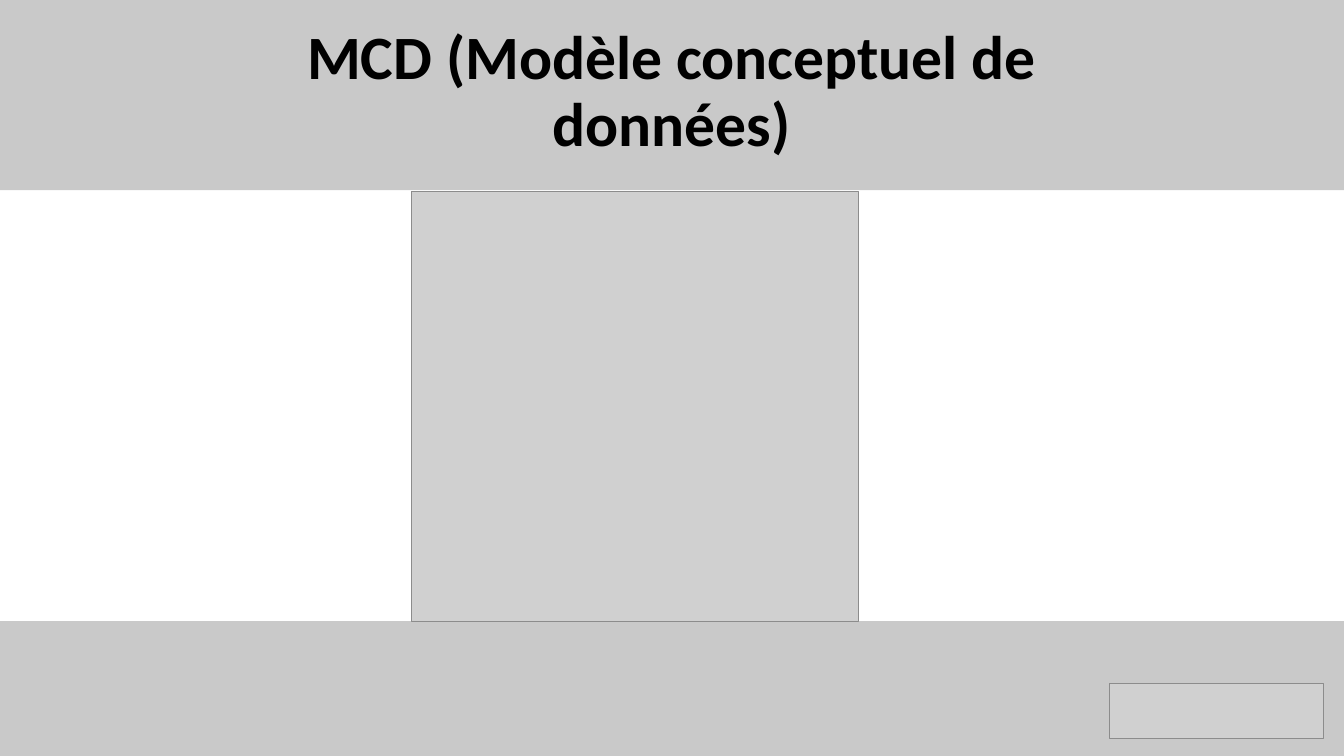
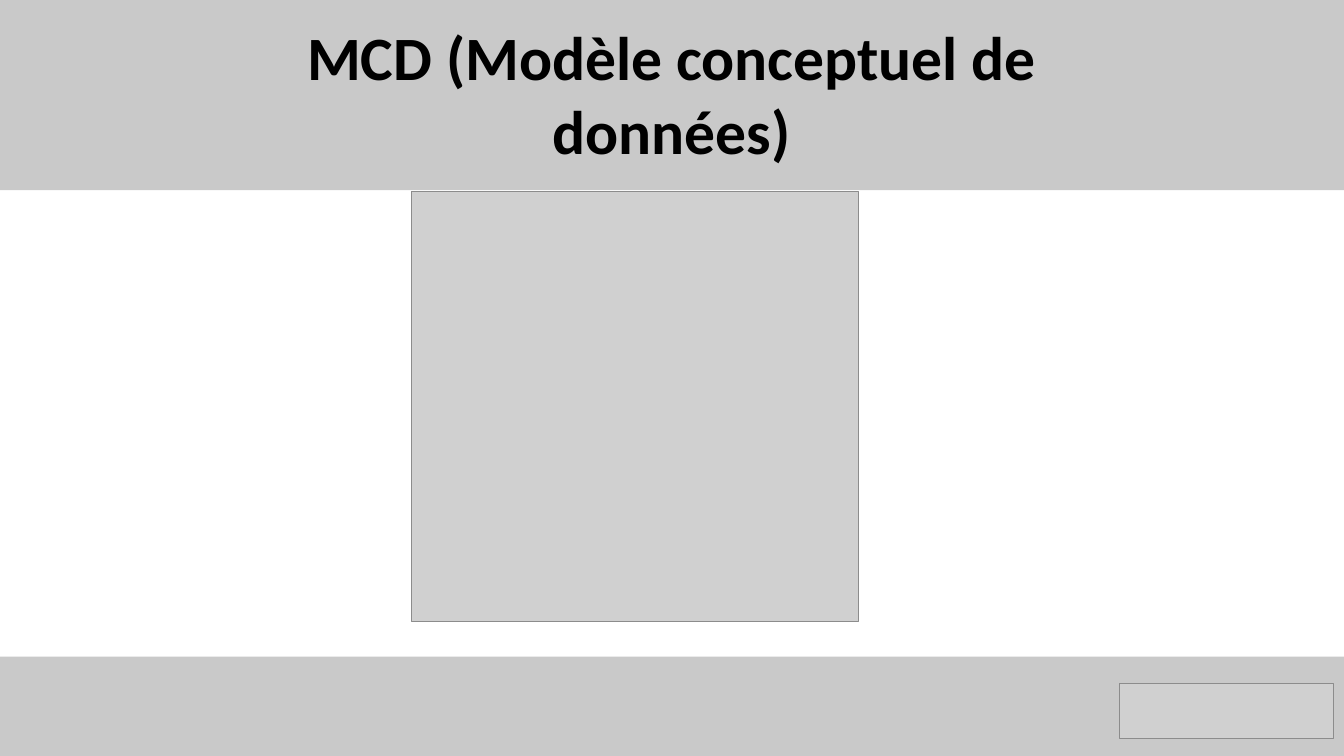
Before and after one commit to benjaminrodriguez/MemoCards, a slide deck: slide 5 of MemoCards_Ite1.pptx (slide 4 before the commit). Drawn at 1344x756 pixels with LibreOffice and Linux fonts; fonts in the diff are those of the drawing; grey boxes stand for pictures. Boxes give left, top, right and bottom in pixels: in the first picture for what was removed or moved away, otherwise in the second. Text is boxed around its words. In the diff, an @@ line names an element or a change of style, - is before the commit and + after.

```diff
--- a/MemoCards_Ite1.pptx
+++ b/MemoCards_Ite1.pptx
@@ text "MCD (Modèle conceptuel de données)" at [307,34,1036,163]: line spacing 0.9 to 1 @@
@@ rectangle: place and size @@
-rectangle at [0,621,1344,756]
+rectangle at [0,656,1344,755]
@@ picture: place and size @@
-picture at [1110,684,1324,738]
+picture at [1120,684,1334,738]
```
Also in this commit, not shown: 5 other slides changed, 3 slides added, 3 other files.
